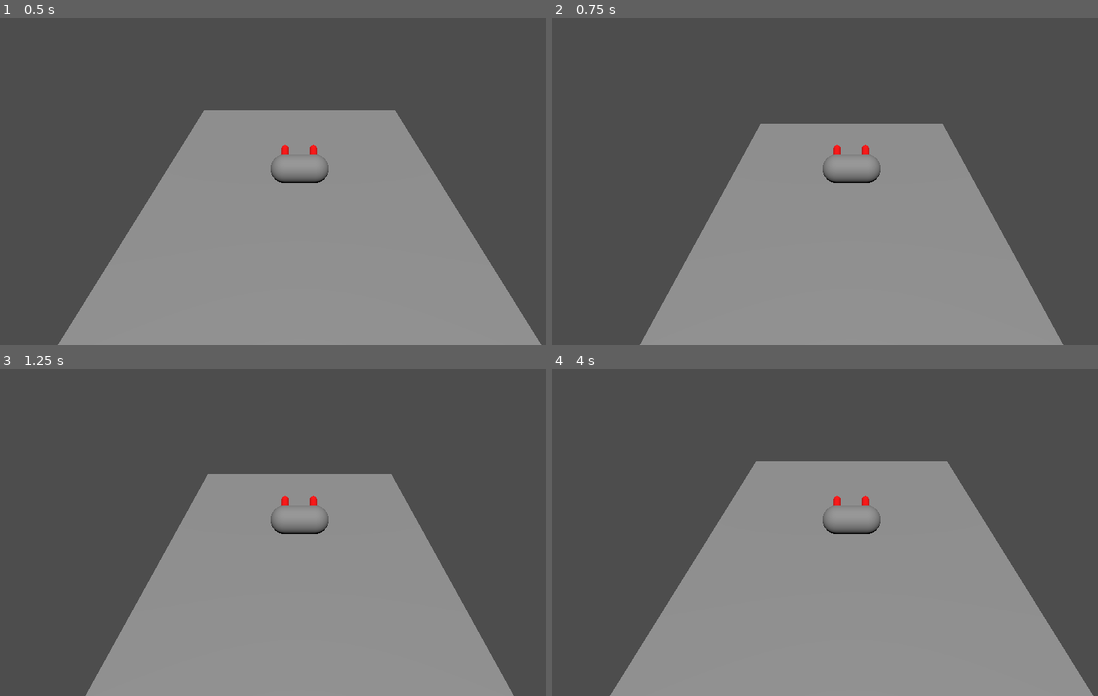
Above: before the commit, frames 1-4 (two rows, left to right).
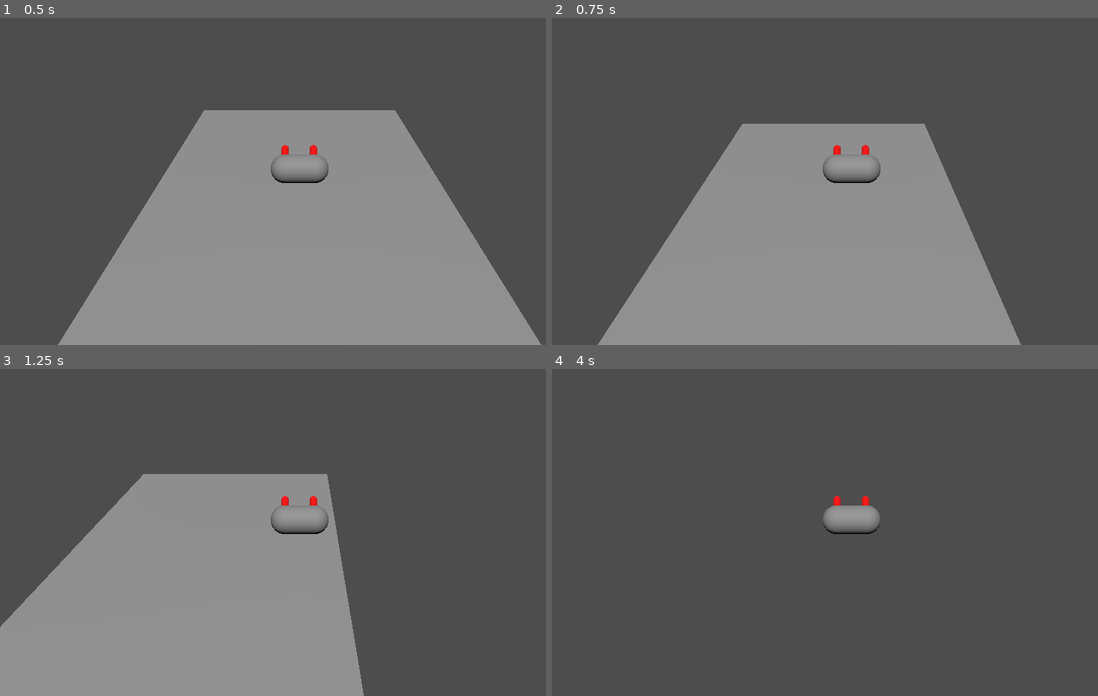
Above: after the commit, the same moments.

Repository: romeshdev/GGJ25
Game: Godot game, scene res://kitchen/kitchen.tscn
Two runs of this game, one before a commit and one after it. Both use one fixed random seed, a clock stepped at 60 frames per second and the inputs below.
Inputs:
- Up to frame 1 (0.5 s): no input
- Up to frame 2 (0.75 s): tap Enter (ui_accept) at 0.5 s; hold D (crab_strafe_right, bound only after the commit) from 0.53 s (still down)
- Up to frame 3 (1.25 s): keep holding D (crab_strafe_right, bound only after the commit); tap Enter (ui_accept) at 0.77 s
- Up to frame 4 (4 s): release D (crab_strafe_right, bound only after the commit) at 1.28 s; hold Down (ui_down) 1.28-2.03 s; tap Enter (ui_accept) at 1.52, 3.02, 3.77 s; hold D (crab_strafe_right, bound only after the commit) 2.03-2.78 s; hold Up (ui_up) 2.78-3.53 s; hold A (crab_strafe_left, bound only after the commit) from 3.53 s (still down)

Frame 1 is identical in both runs. In frame 2, 7.5% of the frame differs, in the area x 8-94%, y 32-100%; in frame 3, 25%; in frame 4, 43%, in the area x 10-100%, y 28-100%.

Commit message:
crab can only strafe

Diff:
--- a/crab/crab.gd
+++ b/crab/crab.gd
@@ -19,8 +19,8 @@
 
 	# Get the input direction and handle the movement/deceleration.
 	# As good practice, you should replace UI actions with custom gameplay actions.
-	var input_dir = Input.get_vector("ui_left", "ui_right", "ui_up", "ui_down")
-	var direction = (transform.basis * Vector3(input_dir.x, 0, input_dir.y)).normalized()
+	var input_strafe = Input.get_axis("crab_strafe_left", "crab_strafe_right")
+	var direction = (transform.basis * Vector3(input_strafe, 0, 0)).normalized()
 	if direction:
 		velocity.x = direction.x * SPEED
 		velocity.z = direction.z * SPEED
--- a/project.godot
+++ b/project.godot
@@ -19,12 +19,22 @@
 
 crab_rotate_left={
 "deadzone": 0.5,
-"events": [Object(InputEventKey,"resource_local_to_scene":fa …(140 unchanged characters)… d":false,"keycode":0,"physical_keycode":81,"key_label":0,"unicode":97,"location":0,"echo":false,"script":null)
+"events": [Object(InputEventKey,"resource_local_to_scene":fa …(140 unchanged characters)… d":false,"keycode":0,"physical_keycode":4194319,"key_label":0,"unicode":0,"location":0,"echo":false,"script":null)
 ]
 }
 crab_rotate_right={
 "deadzone": 0.5,
-"events": [Object(InputEventKey,"resource_local_to_scene":fa …(140 unchanged characters)… d":false,"keycode":0,"physical_keycode":69,"key_label":0,"unicode":101,"location":0,"echo":false,"script":null)
+"events": [Object(InputEventKey,"resource_local_to_scene":fa …(140 unchanged characters)… d":false,"keycode":0,"physical_keycode":4194321,"key_label":0,"unicode":0,"location":0,"echo":false,"script":null)
+]
+}
+crab_strafe_left={
+"deadzone": 0.5,
+"events": [Object(InputEventKey,"resource_local_to_scene":false,"resource_name":"","device":-1,"window_id":0,"alt_pressed":false,"shift_pressed":false,"ctrl_pressed":false,"meta_pressed":false,"pressed":false,"keycode":0,"physical_keycode":65,"key_label":0,"unicode":113,"location":0,"echo":false,"script":null)
+]
+}
+crab_strafe_right={
+"deadzone": 0.5,
+"events": [Object(InputEventKey,"resource_local_to_scene":false,"resource_name":"","device":-1,"window_id":0,"alt_pressed":false,"shift_pressed":false,"ctrl_pressed":false,"meta_pressed":false,"pressed":false,"keycode":0,"physical_keycode":68,"key_label":0,"unicode":100,"location":0,"echo":false,"script":null)
 ]
 }
 
